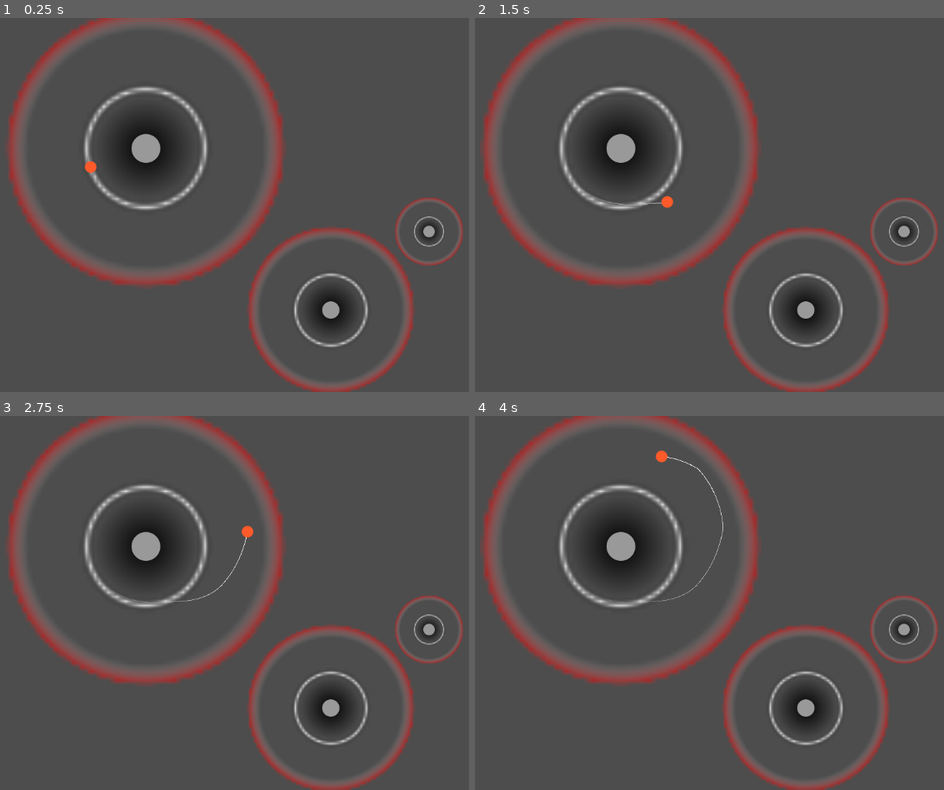
Above: before the commit, frames 1-4 (two rows, left to right).
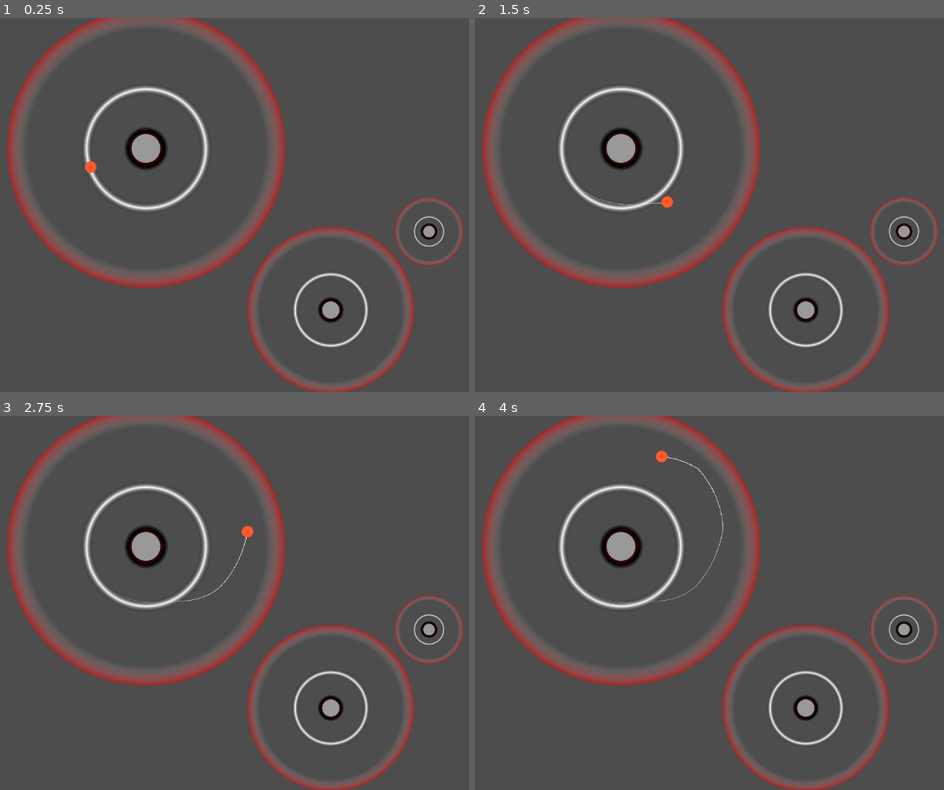
Above: after the commit, the same moments.

Repository: CrankGameDev/StuckInALoopGameJam
Game: Godot game, scene res://scene.tscn
Same seed, same stepped clock (60 frames per second), same inputs: the game is played once before the commit and once after it.
Inputs (mouse positions are in pixels of both pictures, inside the frame that each line leads up to):
- Up to frame 1 (0.25 s): no input
- Up to frame 2 (1.5 s): tap Enter (ui_accept) at 0.5, 0.77 s; move the mouse to (outside the picture) at 0.52 s; press the mouse at (outside the picture) at 0.53 s; hold Right (ui_right) 0.53-1.28 s; move the mouse to (671, 223) at 1.27 s; release the mouse at (671, 223) at 1.28 s; hold Down (ui_down) from 1.28 s (still down); click (671, 223) at 1.35 s
- Up to frame 3 (2.75 s): tap Enter (ui_accept) at 1.52, 2 s; move the mouse to (398, 520) at 2.02 s; release Down (ui_down) at 2.03 s; press the mouse at (398, 520) at 2.03 s; hold Right (ui_right) from 2.03 s (still down)
- Up to frame 4 (4 s): move the mouse to (775, 677) at 2.77 s; release Right (ui_right) at 2.78 s; release the mouse at (775, 677) at 2.78 s; hold Up (ui_up) 2.78-3.53 s; click (775, 677) at 2.85 s; tap Enter (ui_accept) at 3.02, 3.5, 3.77 s; move the mouse to (outside the picture) at 3.52 s; press the mouse at (outside the picture) at 3.53 s; hold Left (ui_left) from 3.53 s (still down)

The runs differ from the first frame. In frame 1, 4.7% of the frame differs, in the area x 1-99%, y 0-100%; in frame 2, 4.7%; in frame 3, 4.7%; in frame 4, 4.7%.

Commit message:
nicer gradients

Diff:
--- a/planet.gd
+++ b/planet.gd
@@ -11,8 +11,30 @@
 	#$Panel.size = Vector2(size,size)
 	$Area2D/CollisionShape2D.shape = $Area2D/CollisionShape2D.shape.duplicate()
 	$Area2D/CollisionShape2D.shape.radius = size + (pull*size*5)
-	$TextureRect.size = Vector2($Area2D/CollisionShape2D.shape.radius*2,$Area2D/CollisionShape2D.shape.radius*2)
-	$TextureRect.position = Vector2(-$Area2D/CollisionShape2D.shape.radius,-$Area2D/CollisionShape2D.shape.radius)
+
+	print($Area2D/CollisionShape2D.shape.radius)
+	var diff:float = ($Area2D/CollisionShape2D.shape.radius-size)/$Area2D/CollisionShape2D.shape.radius
+	print(diff)
+	var rev:float = 1-diff
+	print(rev)
+
+	$TextureRect.texture = $TextureRect.texture.duplicate()
+	$TextureRect.texture.width =$Area2D/CollisionShape2D.shape.radius*2
+	$TextureRect.texture.height =$Area2D/CollisionShape2D.shape.radius*2
+	var grad = Gradient.new()
+	grad.remove_point(1)
+	grad.add_point(0,Color(1,0,0,1))
+	grad.add_point(rev-0.01,Color(0,0,0,1))
+	grad.add_point(rev+0.01,Color(0,0,0,0))
+	grad.add_point(0.27,Color(0,0,0,0))
+	grad.add_point(0.3,Color(1,1,1,1))
+	grad.add_point(0.33,Color(0,0,0,0))
+	grad.add_point(0.6,Color(1,1,1,0))
+	grad.add_point(0.7,Color(1,0,0,0.5))
+	grad.add_point(0.701,Color(1,0.18,0.18,0))
+	#print(grad.get_point_count())
+	$TextureRect.texture.gradient = grad
+	#$TextureRect.position = Vector2($Area2D/CollisionShape2D.shape.radius,$Area2D/CollisionShape2D.shape.radius)
 	$PlanetPanel.size = Vector2(size*2,size*2)
 	$PlanetPanel.position = Vector2(-size,-size)
 
--- a/planet.tscn
+++ b/planet.tscn
@@ -5,7 +5,7 @@
 [sub_resource type="CircleShape2D" id="CircleShape2D_1qsaa"]
 
 [sub_resource type="Gradient" id="Gradient_8wd4l"]
-offsets = PackedFloat32Array(0, 0.27, 0.3, 0.33, 0.6, 0.7, 0.71)
+offsets = PackedFloat32Array(0, 0.27, 0.3, 0.33, 0.6, 0.7, 0.701)
 colors = PackedColorArray(0, 0, 0, 1, 0, 0, 0, 0, 1, 1, 1, 1, 0, 0, 0, 0, 1, 1, 1, 0, 1, 0, 0, 0.501961, 1, 0.184314, 0.184314, 0)
 
 [sub_resource type="GradientTexture2D" id="GradientTexture2D_gljdo"]
